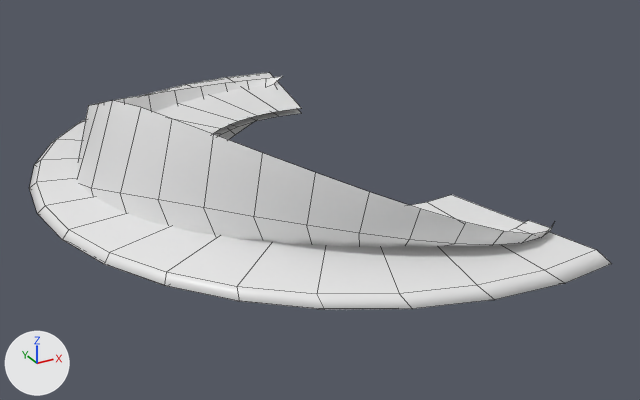
The Blender file Blender/VFXShapes.blend as it was, and as the next commit left it.
One viewpoint serves both versions: a 50 mm lens placed at (-0.148, -0.253, 0.111), pointed at (-0.019, -0.018, -0.007). Every picture has the same lights, and +X, +Y and +Z are marked at lower left. The older version comes first. Mesh edges are drawn as thin lines.

The first picture shows 'Slash_Base', 'Slash_CurveCenter'.
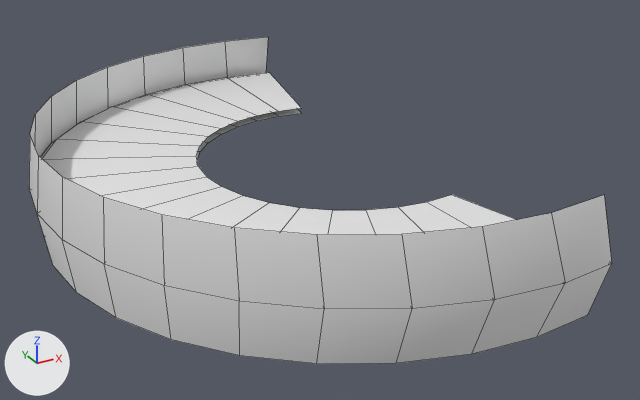
Where the newer file only moved an object's origin or applied its transform, the numbers keep the older frame.

Changed parts and their boxes [x1, y1, x2, y2] in the pictures (640 x 400 px):
'Slash_Base_Surface', added: after [29, 37, 612, 364]
'Slash_CurveCenter', hidden: before [77, 76, 554, 248]

Diff of the bpy script that builds the scene:
```diff
--- a/Blender/VFXShapes.blend.py
+++ b/Blender/VFXShapes.blend.py
@@ me_cylinder_009 @@
+me_cylinder_009.from_pydata(...)  # 57 vertices, 36 faces; spans x -0.106..0.021, y -0.108..0.108, z -0.018..0.018
+me_cylinder_009.materials.append(mat_uv_checker_material_custom_1024x1024_b_png_001)  # its picture is missing
@@ ob_slash_curvecenter @@
 ob_slash_curvecenter.location = (0.0, 0.0, 0.0)
+ob_slash_curvecenter.hide_set(True)
@@ ob_slash_base_surface @@
+ob_slash_base_surface = bpy.data.objects.new('Slash_Base_Surface', me_cylinder_009)
+ob_slash_base_surface.location = (0.0, 0.0, 0.0)
```
